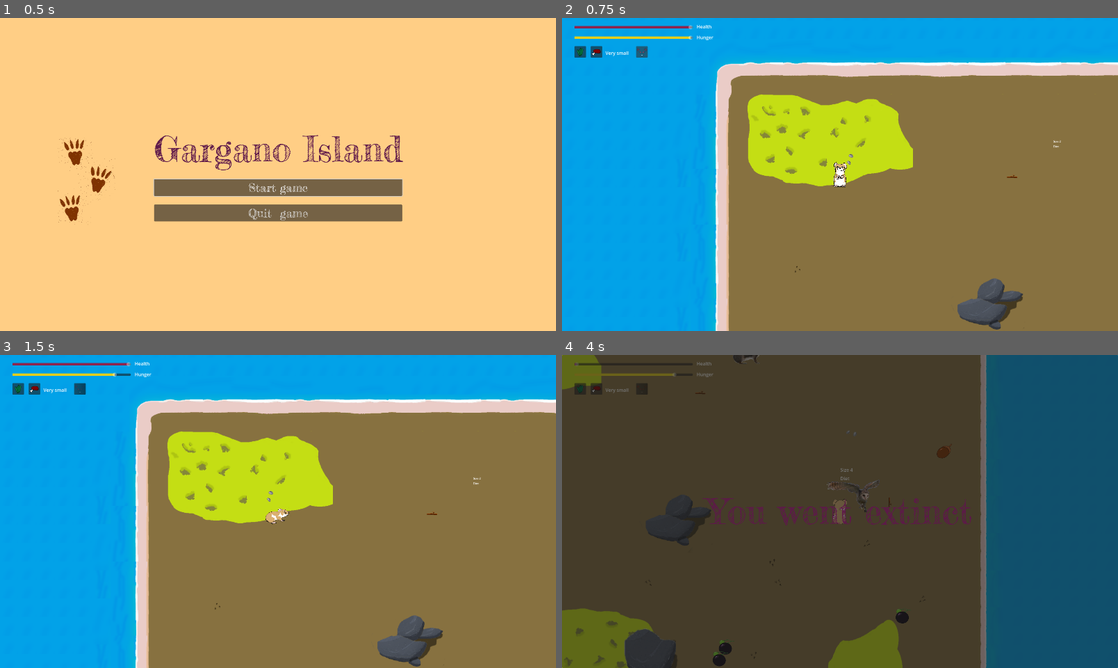
Above: before the commit, frames 1-4 (two rows, left to right).
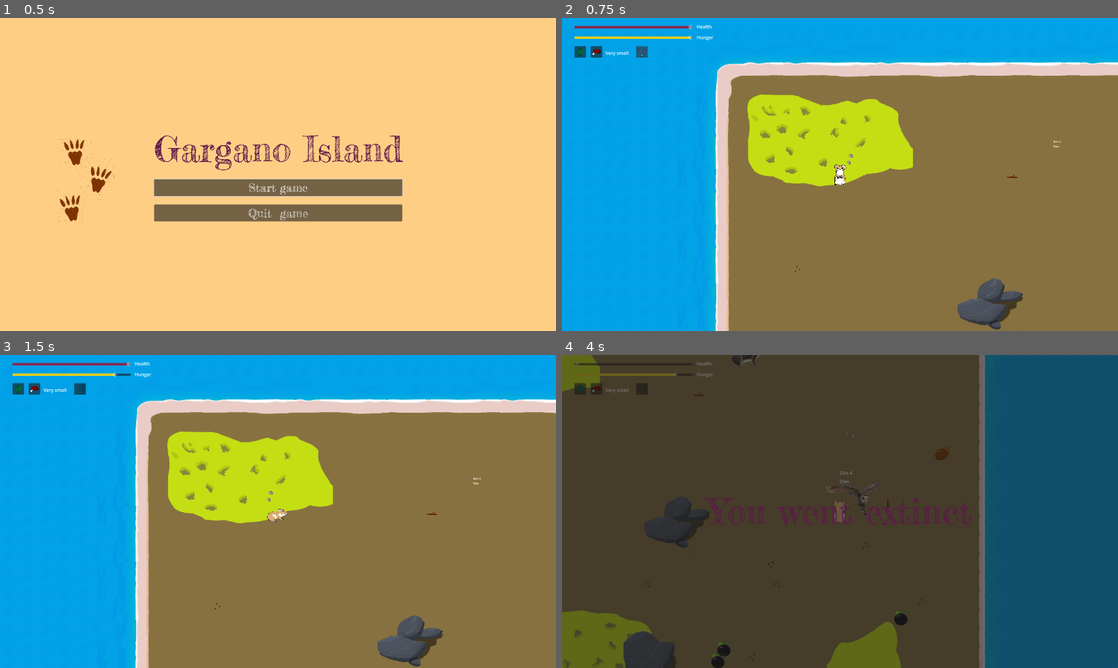
Above: after the commit, the same moments.

Repository: nialsiG/GMTK2024
Game: Godot game, scene res://scenes/start_menu.tscn
Same seed, same stepped clock (60 frames per second), same inputs: the game is played once before the commit and once after it. The engine's default icon, where the game draws it, is replaced by a stand-in: a white triangle on a blue panel in a dark square.
Inputs:
- Up to frame 1 (0.5 s): no input
- Up to frame 2 (0.75 s): click "Start game" at 0.5 s
- Up to frame 3 (1.5 s): tap Enter at 1.25 s; hold D (move_right) from 1.28 s (still down); tap Space (attack) at 1.35 s
- Up to frame 4 (4 s): release D (move_right) at 2.03 s; hold S (move_down) 2.03-2.78 s; tap Space (attack) at 2.1, 2.85, 3.6 s; hold D (move_right) 2.78-3.53 s; hold W (move_up) from 3.53 s (still down)

Frame 1 is identical in both runs. In frame 2, 0.1% of the frame differs, in the area x 48-52%, y 46-54%; in frame 3, less than 0.1%; in frame 4, 1.5%, in the area x 0-77%, y 0-100%.

Commit message:
feature: Added speed evolutions and adapted size scale

Diff:
--- a/Gmtk 2024/scenes/Generators/EvolutionChoiceGenerator.gd
+++ b/Gmtk 2024/scenes/Generators/EvolutionChoiceGenerator.gd
@@ -44,7 +44,15 @@
 	"Your movements are more efficient, your dash cost less food",
 	enums.evolution.EFFICIENCY, "res://assets/sprites/Icons/IconEfficiency.png")
 
-	var color = CreateChoice("COAT",
+	var lightness = CreateChoice("Lightness",
+	"Your frame is lighter, you become faster",
+	enums.evolution.LIGHTNESS, "res://assets/sprites/Icons/IconEfficiency.png")
+
+	var heavyness = CreateChoice("heavyness",
+	"Your frame becomes heavier, you become slower",
+	enums.evolution.HEAVYNESS, "res://assets/sprites/Icons/IconEfficiency.png")
+
+	var color = CreateChoice("Coat",
 	"Your coat evolved, maybe it was not the best color, but it is who you are now",
 	enums.evolution.COLOR, "res://assets/sprites/Icons/IconColor.png")
 
--- a/Gmtk 2024/scenes/TestViewAnimals.tscn
+++ b/Gmtk 2024/scenes/TestViewAnimals.tscn
@@ -6,41 +6,75 @@
 [ext_resource type="PackedScene" uid="uid://dqg7jad33ecwk" path="res://scenes/Animals/Mikrotia.tscn" id="4_8rjmj"]
 [ext_resource type="PackedScene" uid="uid://bdsqtikpmbisd" path="res://scenes/Animals/Prolagus.tscn" id="5_sx5rp"]
 [ext_resource type="PackedScene" uid="uid://c3mp8p0p305a3" path="res://scenes/player.tscn" id="6_evm0s"]
+[ext_resource type="Script" path="res://scenes/Meat.gd" id="7_jkstp"]
 [ext_resource type="PackedScene" uid="uid://i8vmvgudegbb" path="res://scenes/Plants/plant_morelle.tscn" id="7_lt5kp"]
 [ext_resource type="PackedScene" uid="uid://dtbq6li2w18ix" path="res://scenes/Plants/plant_gland.tscn" id="8_5kjrj"]
 
 [node name="TestViewAnimals" type="Node2D"]
 
 [node name="Tyto" parent="." instance=ExtResource("1_symas")]
-position = Vector2(527, -70)
-
-[node name="deinogalerix2" parent="." instance=ExtResource("2_fm5o0")]
-position = Vector2(139, -132)
+position = Vector2(527, 0)
 
 [node name="deinogalerix" parent="." instance=ExtResource("2_fm5o0")]
-position = Vector2(139, -42)
+position = Vector2(-122, 0)
 
 [node name="Garganomis" parent="." instance=ExtResource("3_ig71k")]
-position = Vector2(765, -147)
+position = Vector2(933, 0)
 
 [node name="Mikrotia" parent="." instance=ExtResource("4_8rjmj")]
-position = Vector2(-42, -23)
+position = Vector2(-368.815, -0.0307922)
 
 [node name="Prolagus" parent="." instance=ExtResource("5_sx5rp")]
-position = Vector2(308, -46)
+position = Vector2(148, -2.27374e-13)
 scale = Vector2(0.8, 0.8)
 
-[node name="Player2" parent="." instance=ExtResource("6_evm0s")]
-position = Vector2(-97, -59)
+[node name="PlayerMicro" parent="." instance=ExtResource("6_evm0s")]
+position = Vector2(-617.815, -419.031)
+scale = Vector2(0.2, 0.2)
 
-[node name="Player" parent="." instance=ExtResource("6_evm0s")]
-position = Vector2(-97, -23)
+[node name="PlayerVerySmall" parent="." instance=ExtResource("6_evm0s")]
+position = Vector2(-604.815, -362.031)
+scale = Vector2(0.3, 0.3)
+
+[node name="PlayerSmall" parent="." instance=ExtResource("6_evm0s")]
+position = Vector2(-604.815, -280.031)
+scale = Vector2(0.6, 0.6)
+
+[node name="PlayerMediumSmall" parent="." instance=ExtResource("6_evm0s")]
+position = Vector2(-604.815, -200.031)
+scale = Vector2(0.8, 0.8)
+
+[node name="PlayerMedium" parent="." instance=ExtResource("6_evm0s")]
+position = Vector2(-605, -49)
+scale = Vector2(1, 1)
+
+[node name="PlayerMediumLarge" parent="." instance=ExtResource("6_evm0s")]
+position = Vector2(-617.815, 123.969)
+scale = Vector2(1.2, 1.2)
+script = ExtResource("7_jkstp")
+foodValue = 20
+
+[node name="PlayerLarge" parent="." instance=ExtResource("6_evm0s")]
+position = Vector2(-617.815, 297.969)
+scale = Vector2(1.5, 1.5)
+
+[node name="PlayerVeryLarge" parent="." instance=ExtResource("6_evm0s")]
+position = Vector2(-630.815, 567.969)
+scale = Vector2(1.7, 1.7)
+
+[node name="PlayerMega" parent="." instance=ExtResource("6_evm0s")]
+position = Vector2(-660.815, 835.969)
+scale = Vector2(2.2, 2.2)
+
+[node name="PlayerColossal" parent="." instance=ExtResource("6_evm0s")]
+position = Vector2(-668.815, 1155.97)
+scale = Vector2(2.8, 2.8)
+
+[node name="PlantGland" parent="." instance=ExtResource("8_5kjrj")]
+position = Vector2(-669, -362)
 
 [node name="Plant" parent="." instance=ExtResource("7_lt5kp")]
-position = Vector2(-240, -17)
-
-[node name="PlantGland" parent="." instance=ExtResource("8_5kjrj")]
-position = Vector2(-373, -20)
+position = Vector2(-773, 0)
 
 [node name="PlantGland2" parent="." instance=ExtResource("8_5kjrj")]
-position = Vector2(-283, -102)
+position = Vector2(-848, 0)
--- a/Gmtk 2024/scripts/animal.gd
+++ b/Gmtk 2024/scripts/animal.gd
@@ -3,10 +3,13 @@
 const enums = preload("res://scripts/enums.gd")
 
 var defaultSpeed : float = 500
+var _max_speed : float = 500
 var scaleCoeff : float = 1.0
 var speedCoeff : float = 1.0
 var hungerCoeff : float = 1.0
 var _isDead : bool
+
+const _speedEvolCoeff : float = 1.2
 
 @export var current_size = enums.Size.MEDIUM
 @export var current_speed = defaultSpeed
@@ -34,7 +37,7 @@
 			scaleCoeff = 0.2
 			hungerCoeff = 0.5
 		enums.Size.VERYSMALL:
-			scaleCoeff = 0.4
+			scaleCoeff = 0.3
 			hungerCoeff = 0.6
 		enums.Size.SMALL:
 			scaleCoeff = 0.6
@@ -52,13 +55,13 @@
 			scaleCoeff = 1.5
 			hungerCoeff = 1.4
 		enums.Size.VERYLARGE:
-			scaleCoeff = 1.9
+			scaleCoeff = 1.7
 			hungerCoeff = 1.6
 		enums.Size.MEGA:
-			scaleCoeff = 2.4
+			scaleCoeff = 2.2
 			hungerCoeff = 1.8
 		enums.Size.COLOSSAL:
-			scaleCoeff = 2.5
+			scaleCoeff = 2.8
 			hungerCoeff = 2.2
 		_:
 			scaleCoeff = 1
@@ -93,7 +96,7 @@
 
 func apply_acceleration(amount):
 	velocity += amount
-	velocity = velocity.limit_length(current_speed)
+	velocity = velocity.limit_length(_max_speed)
 
 func ApplyEvolution(evol : enums.evolution):
 	match(evol):
@@ -113,6 +116,11 @@
 				UpdateSize()
 		enums.evolution.COLOR:
 			UpdateColorRandomly()
+		enums.evolution.LIGHTNESS:
+			_max_speed *= _speedEvolCoeff
+		enums.evolution.HEAVYNESS:
+			_max_speed /= _speedEvolCoeff
+
 
 func UpdateDiet(newDiet : enums.Diet):
 	diet = newDiet
--- a/Gmtk 2024/scripts/enums.gd
+++ b/Gmtk 2024/scripts/enums.gd
@@ -6,7 +6,7 @@
 	Meat
 }
 
-enum evolution { NANISM, GIGANTISM, DIET_OMNI, DIET_CARNI, DIET_HERBI, HEALTH, AGILITY, FANG, EFFICIENCY, COLOR }
+enum evolution { NANISM, GIGANTISM, DIET_OMNI, DIET_CARNI, DIET_HERBI, HEALTH, AGILITY, FANG, EFFICIENCY, COLOR, LIGHTNESS, HEAVYNESS}
 
 enum Size { MICRO, VERYSMALL, SMALL, MEDIUMSMALL, MEDIUM, MEDIUMLARGE, LARGE, VERYLARGE, MEGA, COLOSSAL }
 
--- a/Gmtk 2024/scripts/player.gd
+++ b/Gmtk 2024/scripts/player.gd
@@ -14,7 +14,7 @@
 var _dashAxis : Vector2
 var blink_timer : float = 0
 var blink_limit : float = 0.1
-
+var  _speedEvolCoef : float = 1.2
 var _eatingSoundPlayer : AudioStreamPlayer2D
 
 func _ready():
@@ -23,6 +23,7 @@
 	current_size = enums.Size.VERYSMALL
 	_invincibilityTimer = get_node("InvincibilityTimer")
 	_invincibilityTimer.connect("timeout", OnIFrameTimeOut)
+	UpdateSize()
 
 signal Fed(amount : int)
 signal UpdatedDiet(diet : enums.Diet)
@@ -214,6 +215,10 @@
 			var g = randi_range(50, 200)
 			var b = randi_range(50, 200)
 			modulate = Color8(r, g, b, 255)
+		enums.evolution.LIGHTNESS:
+			_max_speed *= _speedEvolCoeff
+		enums.evolution.HEAVYNESS:
+			_max_speed /= _speedEvolCoeff
 
 func UpdateDiet(newDiet : enums.Diet):
 	diet = newDiet
Not shown, added: Gmtk 2024/assets/sprites/Other/Obelix_hamster.png.import
Not shown: 1 places in Gmtk 2024/scenes/TestViewAnimals.tscn that only renumber resources
